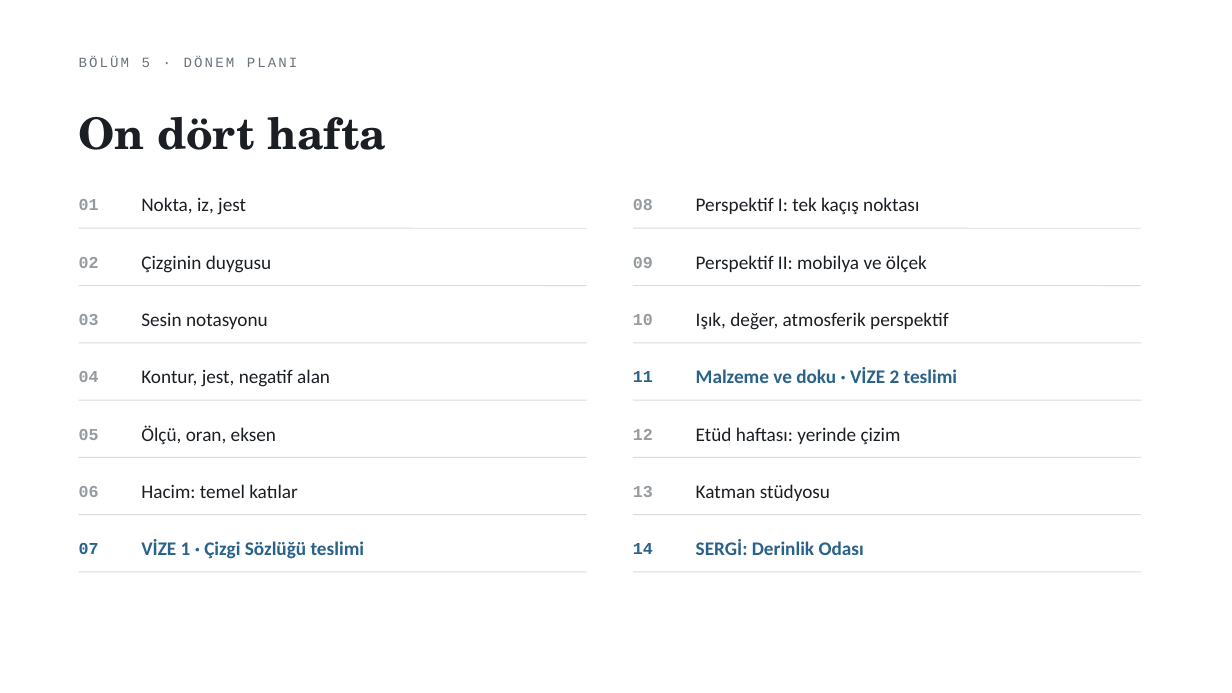
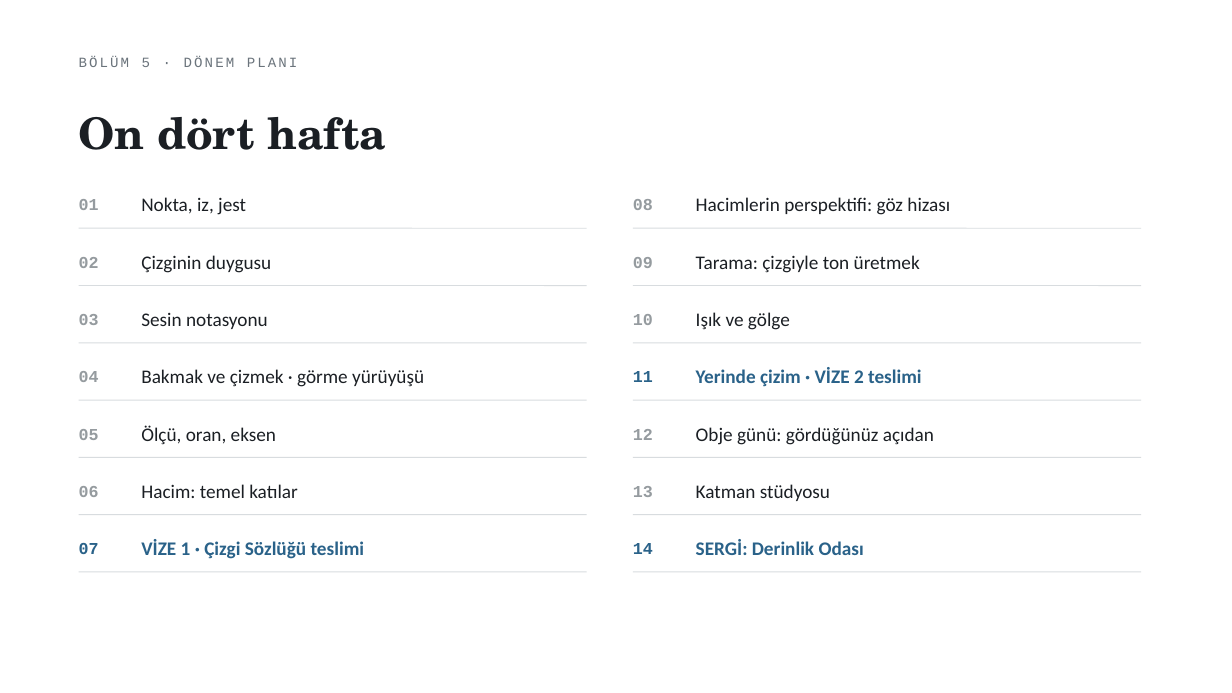
Before and after one commit to bunal91/sanat-ve-mekan, a slide deck: slide 23 of ders/serbest-cizim-teknikleri/02-1hafta-sunum.pptx. Drawn at 1232x693 pixels with LibreOffice and Linux fonts; fonts in the diff are those of the drawing. Boxes give left, top, right and bottom in pixels: in the first picture for what was removed or moved away, otherwise in the second. Text is boxed around its words. In the diff, an @@ line names an element or a change of style, - is before the commit and + after.

```diff
--- a/ders/serbest-cizim-teknikleri/02-1hafta-sunum.pptx
+++ b/ders/serbest-cizim-teknikleri/02-1hafta-sunum.pptx
@@ text at bbox=[696, 197, 950, 215]: text changed @@
-Perspektif I: tek kaçış noktası
+Hacimlerin perspektifi: göz hizası
@@ text at bbox=[696, 255, 920, 273]: text changed @@
-Perspektif II: mobilya ve ölçek
+Tarama: çizgiyle ton üretmek
@@ text at bbox=[696, 312, 790, 330]: text changed @@
-Işık, değer, atmosferik perspektif
+Işık ve gölge
@@ text at bbox=[141, 369, 424, 387]: text changed @@
-Kontur, jest, negatif alan
+Bakmak ve çizmek · görme yürüyüşü
@@ text at bbox=[696, 367, 922, 387]: text changed @@
-Malzeme ve doku · VİZE 2 teslimi
+Yerinde çizim · VİZE 2 teslimi
@@ text at bbox=[696, 427, 934, 445]: text changed @@
-Etüd haftası: yerinde çizim
+Obje günü: gördüğünüz açıdan
```
Also in this commit, not shown: 7 other slides changed, 2 other files.
